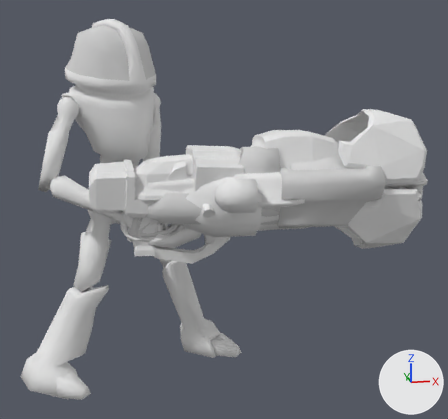
What one commit did to the Blender file Tools/Models/Players/martianoverlord.blend.
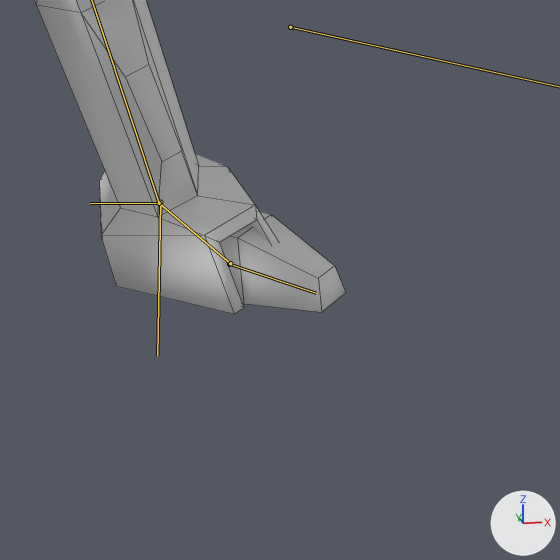
There are two pictures of each version: one whole from a camera (50 mm lens) standing at (-1.0, -98.2, 25.1) and looking at (15.4, -5.2, 3.3), one close up on the part from 35% to 66% of the width and 67% to 100% of the height. The lights are fixed; the arrows at lower right show +X, +Y and +Z. Both versions are drawn at the pose saved in each file; the numbers are the values there. The bones that bend it are drawn over the model as lines in the close-ups. The close-ups show mesh edges as thin lines.

In view in the first close-up: 'martianoverlord'.
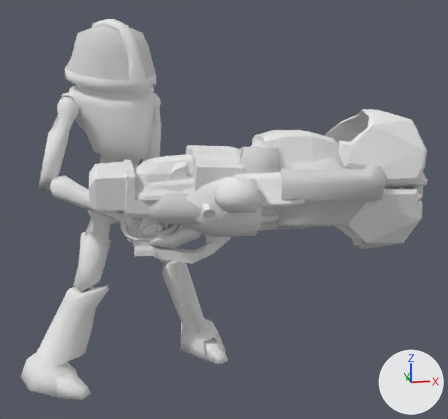
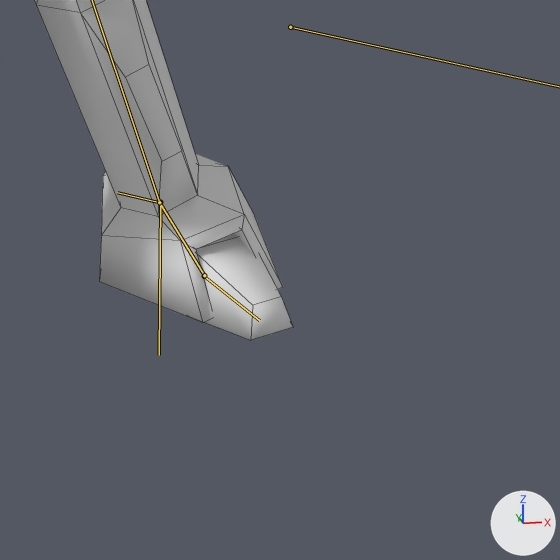
Pixel boxes (x1, y1, x2, y2) of what changed, in the close-ups (560 x 560 px):
```json
{"object": "martianoverlord", "change": "posed", "before": [34, 0, 346, 314], "after": [34, 0, 293, 340]}
{"bone": "ik_foot.l", "before": "(160, 202) to (157, 356)", "after": "(160, 202) to (159, 355)"}
```

Scene script edits in JSON lines:
```json
{"block": "bone_ik_foot_l", "where": "bone_ik_foot_l = bpy.data.objects['Armature'].pose.bones['ik_foot.l']  # child of 'master'"}
{"op": "set", "path": "bone_ik_foot_l.rotation_quaternion", "old": "(1.0, 0.0, 0.0, 0.0)", "new": "(0.975, 0.0, 0.223, -0.008)", "note": "degrees (0, 0, 0) -> degrees (0, 26, -1)"}
```
